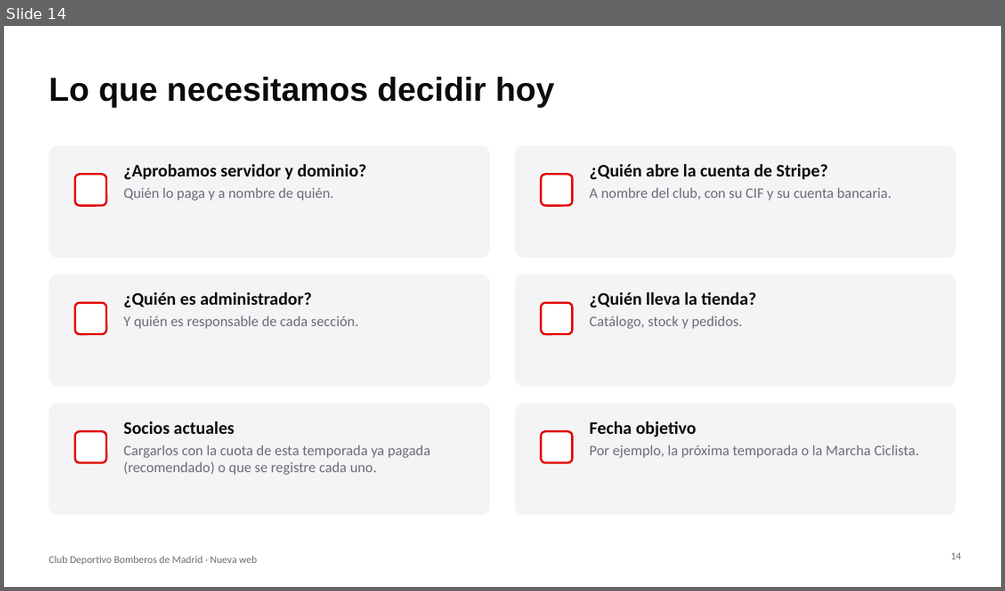
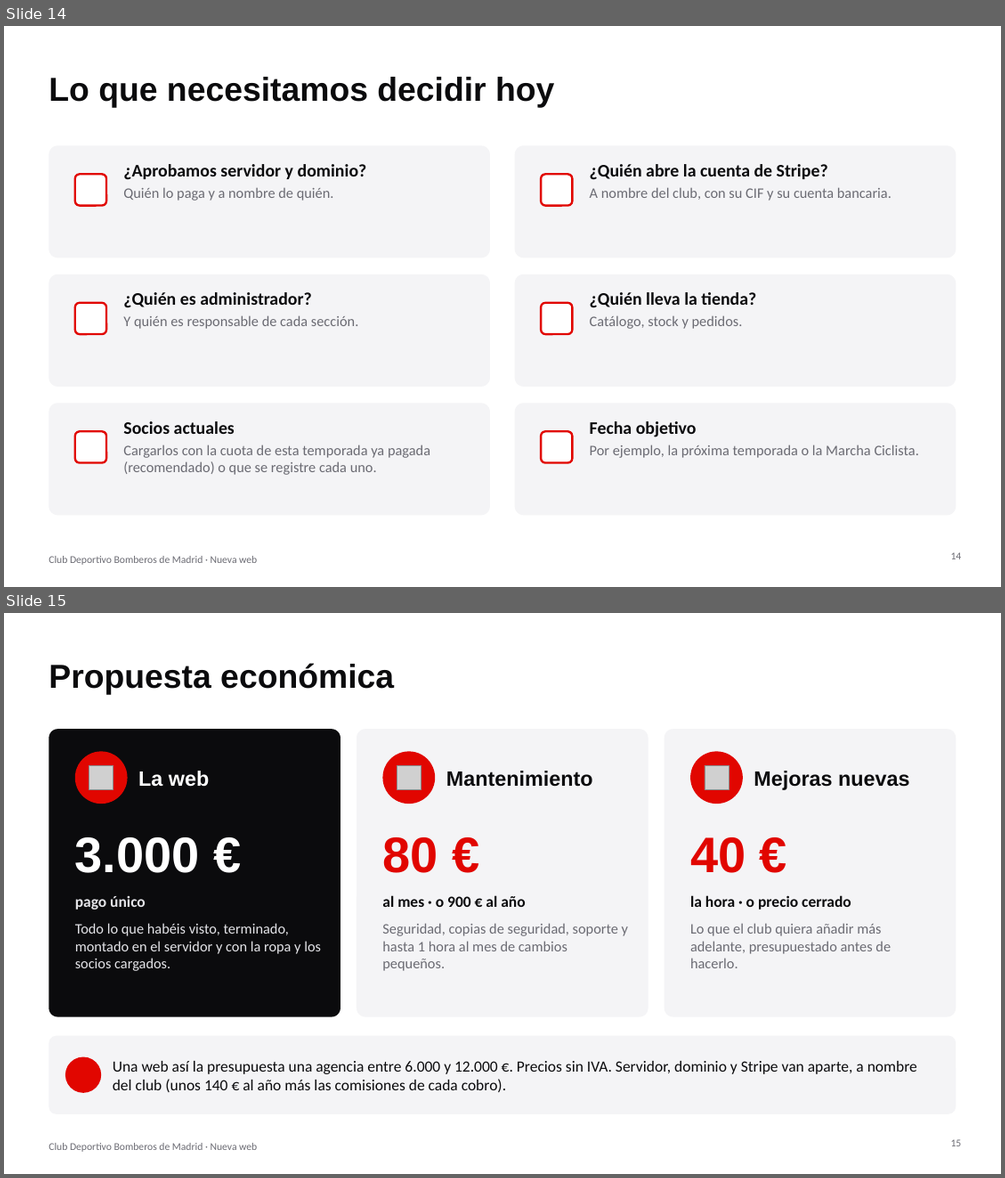
Before and after one commit to meluStudy/Club-Deportivo-Bomberos, a slide deck: docs/presentacion-reunion.pptx. Shown one above the other, each under a label of ours: slide 14 before the commit, slides 14 and 15 after it. The pictures are 1005x591 and 1005x1178 pixels, drawn with LibreOffice and Linux fonts; fonts in the diff are those of the drawing; grey boxes stand for pictures; background and template pictures are left out. Boxes give left, top, right and bottom in pixels: in the first picture for what was removed or moved away, otherwise in the second. Text is boxed around its words. In the diff, an @@ line names an element or a change of style, - is before the commit and + after.

```diff
--- a/docs/presentacion-reunion.pptx
+++ b/docs/presentacion-reunion.pptx
@@ slide 15 added at <box>4,613,1001,1174</box>, background #FFFFFF; not listed: 1 template element that a slide beside it also shows @@
@@ title added at <box>48,663,394,694</box>, 32 pt, text #0B0B0D, bold @@
+Propuesta económica
@@ rounded rectangle added at <box>48,729,340,1017</box>, fill #0B0B0D @@
@@ rounded rectangle added at <box>356,729,647,1017</box>, fill #F4F4F6 @@
@@ rounded rectangle added at <box>664,729,956,1017</box>, fill #F4F4F6 @@
@@ ellipse added at <box>75,751,128,803</box>, fill #E10600 @@
@@ picture added at <box>89,765,113,789</box> @@
@@ text added at <box>138,771,209,787</box>, 20 pt, text #FFFFFF, bold @@
+La web
@@ ellipse added at <box>383,751,436,803</box>, fill #E10600 @@
@@ picture added at <box>396,765,421,789</box> @@
@@ text added at <box>446,771,593,787</box>, 20 pt, text #0B0B0D, bold @@
+Mantenimiento
@@ ellipse added at <box>690,751,743,803</box>, fill #E10600 @@
@@ picture added at <box>704,765,728,789</box> @@
@@ text added at <box>753,771,909,790</box>, 20 pt, text #0B0B0D, bold @@
+Mejoras nuevas
@@ text added at <box>75,837,200,873</box>, 48 pt, text #FFFFFF, bold @@
+3.000 €
@@ text added at <box>382,837,437,873</box>, 48 pt, text #E10600, bold @@
+80 €
@@ text added at <box>690,837,745,873</box>, 48 pt, text #E10600, bold @@
+40 €
@@ text added at <box>75,896,146,909</box>, 15 pt, text #E4E4E8, bold @@
+pago único
@@ text added at <box>382,895,525,907</box>, 15 pt, text #0B0B0D, bold @@
+al mes · o 900 € al año
@@ text added at <box>690,895,851,909</box>, 15 pt, text #0B0B0D, bold @@
+la hora · o precio cerrado
@@ text added at <box>75,923,321,971</box>, 14 pt, text #E4E4E8 @@
+Todo lo que habéis visto, terminado, montado en el servidor y con la ropa y los socios cargados.
@@ text added at <box>382,923,628,971</box>, 14 pt, text #6B6B73 @@
+Seguridad, copias de seguridad, soporte y hasta 1 hora al mes de cambios pequeños.
@@ text added at <box>690,923,890,968</box>, 14 pt, text #6B6B73 @@
+Lo que el club quiera añadir más adelante, presupuestado antes de hacerlo.
@@ rounded rectangle added at <box>48,1036,956,1114</box>, fill #F4F4F6 @@
@@ ellipse added at <box>65,1056,101,1093</box>, fill #E10600 @@
@@ text added at <box>113,1061,917,1092</box>, 15 pt, text #0B0B0D @@
+Una web así la presupuesta una agencia entre 6.000 y 12.000 €. Precios sin IVA. Servidor, dominio y Stripe van aparte, a nombre del club (unos 140 € al año más las comisiones de cada cobro).
@@ page number added at <box>951,1139,962,1146</box>, 10 pt, text #6B6B73 @@
+15
```
Also in this commit, not shown: 1 slide changed, 1 other slide added, 4 other files.
